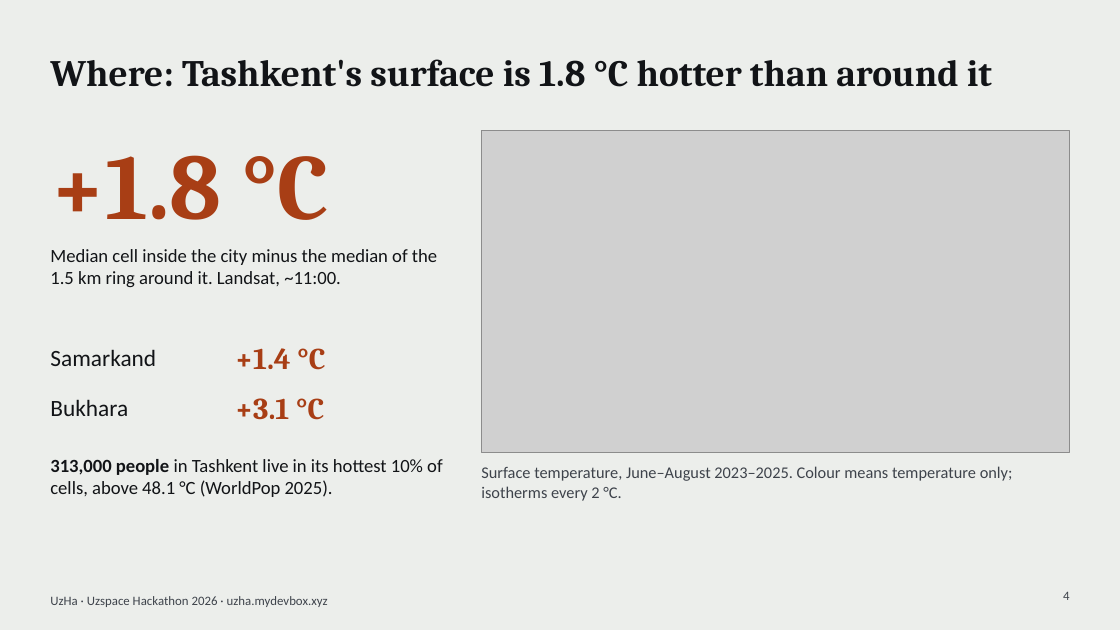
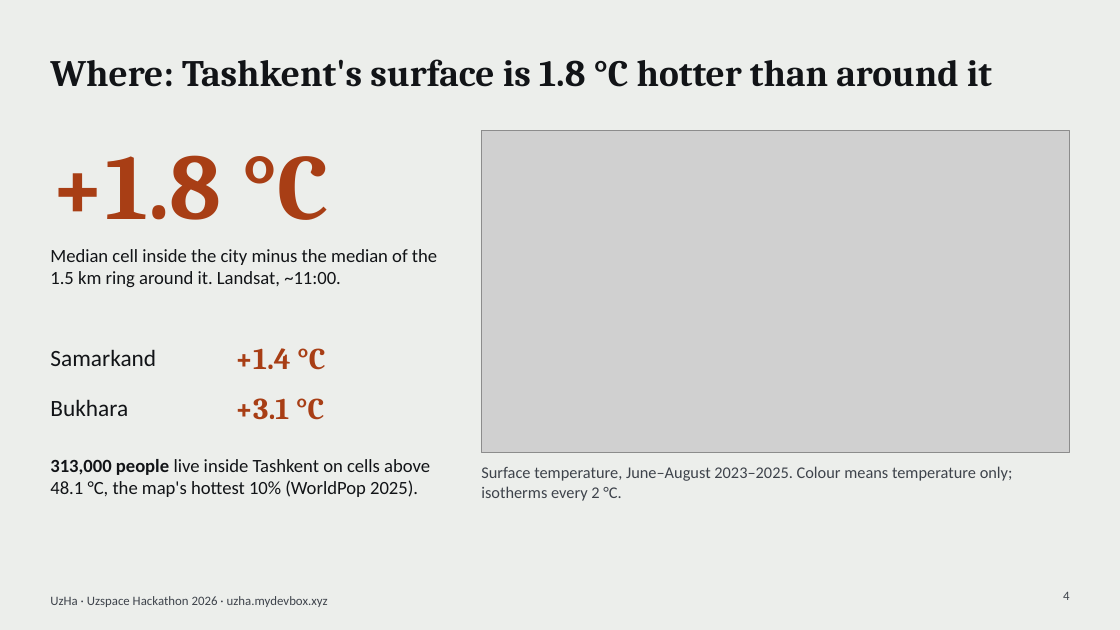
Before and after one commit to root3315/uzha-heat, a slide deck: slide 4 of docs/uzha-pitch-en.pptx. Drawn at 1120x630 pixels with LibreOffice and Linux fonts; fonts in the diff are those of the drawing; grey boxes stand for pictures. Boxes give left, top, right and bottom in pixels: in the first picture for what was removed or moved away, otherwise in the second. Text is boxed around its words. In the diff, an @@ line names an element or a change of style, - is before the commit and + after.

Commit message:
docs: say what the people and ring figures measure; fix run steps from a clean-clone check (#93)
* docs: say what the people and ring figures measure, fix the run steps the clean-clone check tripped on

* docs: lock the tested pipeline versions and add a venv step

```diff
--- a/docs/uzha-pitch-en.pptx
+++ b/docs/uzha-pitch-en.pptx
@@ text at (50, 459, 430, 497): text changed @@
-313,000 people in Tashkent live in its hottest 10% of cells, above 48.1 °C (WorldPop 2025).
+313,000 people live inside Tashkent on cells above 48.1 °C, the map's hottest 10% (WorldPop 2025).
```
Also in this commit, not shown: 6 other files.
